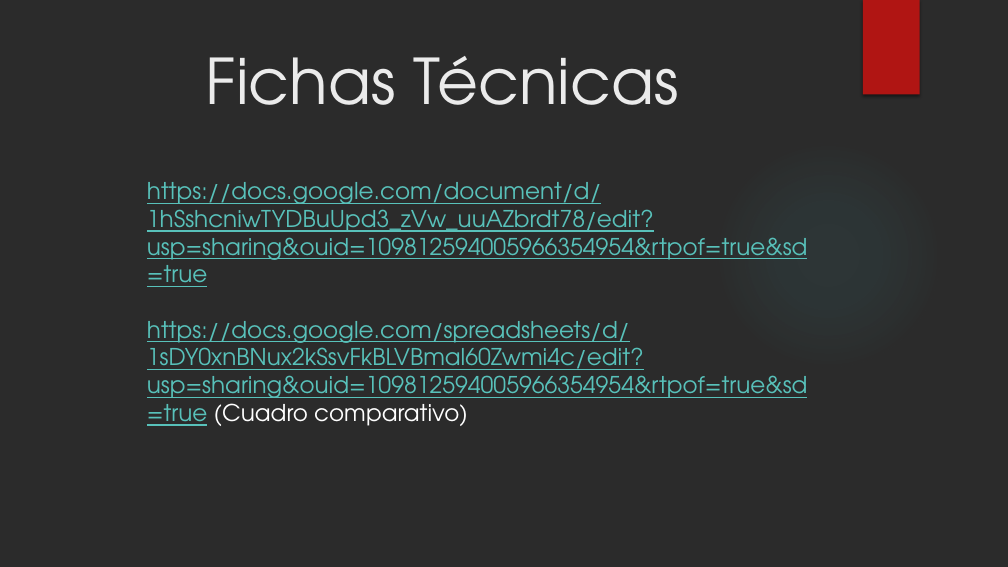
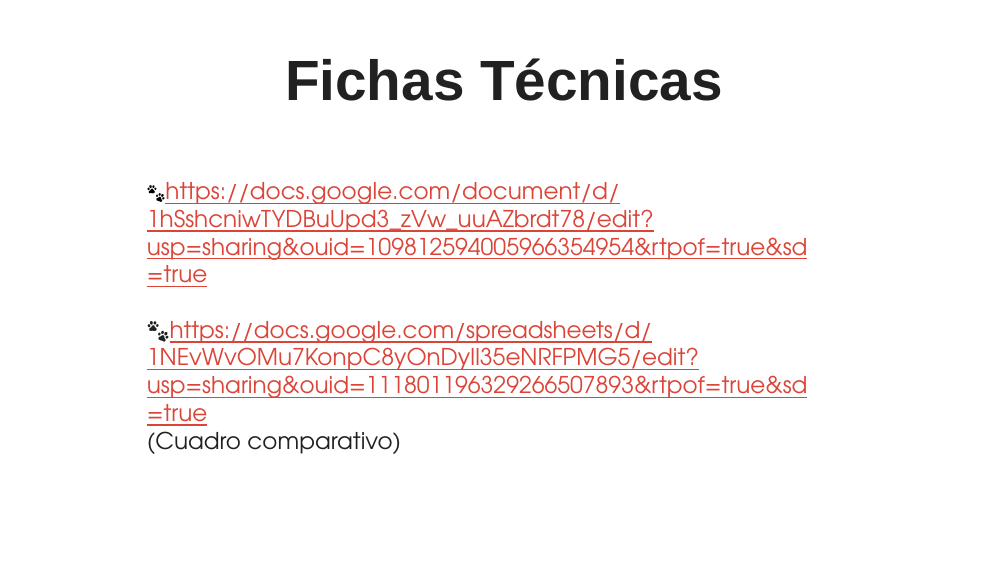
Before and after one commit to ValentinaB13/Proyecto, a slide deck: slide 29 of Guard Dogs Proyecto.pptx (slide 23 before the commit). Drawn at 1008x567 pixels with LibreOffice and Linux fonts; fonts in the diff are those of the drawing; background and template pictures are left out; a plain dark background stands for a picture behind light text. Boxes give left, top, right and bottom in pixels: in the first picture for what was removed or moved away, otherwise in the second. Text is boxed around its words. In the diff, an @@ line names an element or a change of style, - is before the commit and + after.

```diff
--- a/Guard Dogs Proyecto.pptx
+++ b/Guard Dogs Proyecto.pptx
@@ background picture (left out) to #FFFFFF @@
@@ rectangle removed at box(863, 0, 920, 95) @@
@@ title "Fichas Técnicas": place and size @@
-title "Fichas Técnicas" at box(206, 56, 679, 105)
+title "Fichas Técnicas" at box(285, 58, 723, 101)
@@ title "Fichas Técnicas" at box(285, 58, 723, 101): size 60 to 54 pt, font TeX Gyre Adventor to Arial, text colour #EBEBEB to #212121, bold on @@
@@ ellipse removed at box(712, 138, 944, 371) @@
@@ text at box(147, 182, 808, 432): text changed; text colour #58C1BA to #DB4437 @@
-https://docs.google.com/document/d/1hSshcniwTYDBuUpd3_zVw_uuAZbrdt78/edit?usp=sharing&ouid=109812594005966354954&rtpof=true&sd=true
-https://docs.google.com/spreadsheets/d/1sDY0xnBNux2kSsvFkBLVBmal60Zwmi4c/edit?usp=sharing&ouid=109812594005966354954&rtpof=true&sd=true (Cuadro comparativo)
+🐾https://docs.google.com/document/d/1hSshcniwTYDBuUpd3_zVw_uuAZbrdt78/edit?usp=sharing&ouid=109812594005966354954&rtpof=true&sd=true
+🐾https://docs.google.com/spreadsheets/d/1NEvWvOMu7KonpC8yOnDyIl35eNRFPMG5/edit?usp=sharing&ouid=111801196329266507893&rtpof=true&sd=true
+(Cuadro comparativo)
```
Also in this commit, not shown: 17 other slides changed, 13 slides added, 7 slides removed.
